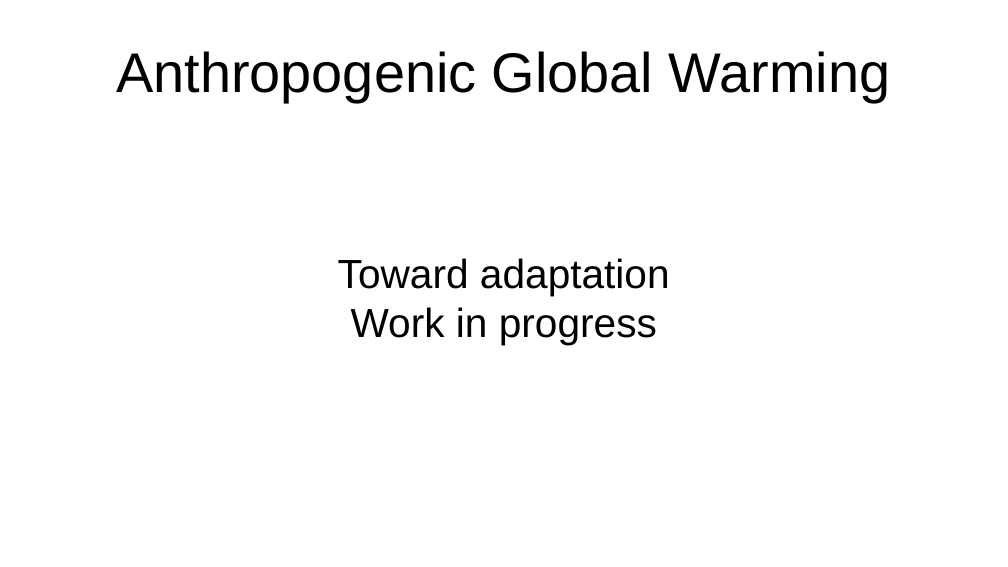
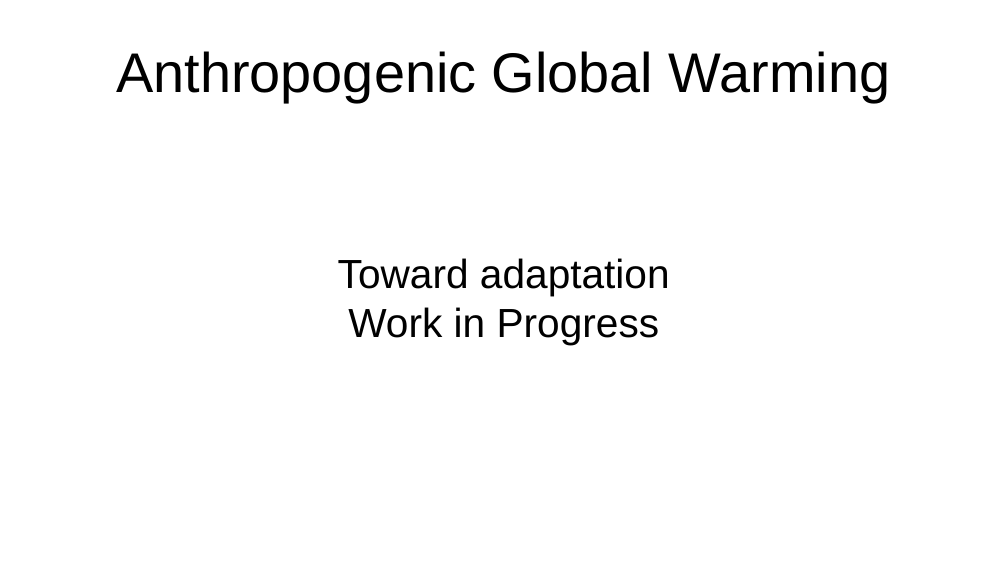
Before and after one commit to YorkEarwaker/Climate-Model, a slide deck: slide 1 of ppm/anthropogenic-global-warming-context.odp. Drawn at 1008x567 pixels with LibreOffice and Linux fonts; fonts in the diff are those of the drawing. Boxes give left, top, right and bottom in pixels: in the first picture for what was removed or moved away, otherwise in the second. Text is boxed around its words. In the diff, an @@ line names an element or a change of style, - is before the commit and + after.

```diff
--- a/ppm/anthropogenic-global-warming-context.odp
+++ b/ppm/anthropogenic-global-warming-context.odp
@@ subtitle at bbox=[348, 307, 660, 345]: text changed @@
-Work in progress
+Work in Progress
```
Also in this commit, not shown: 4 other slides changed, 1 slide added.
